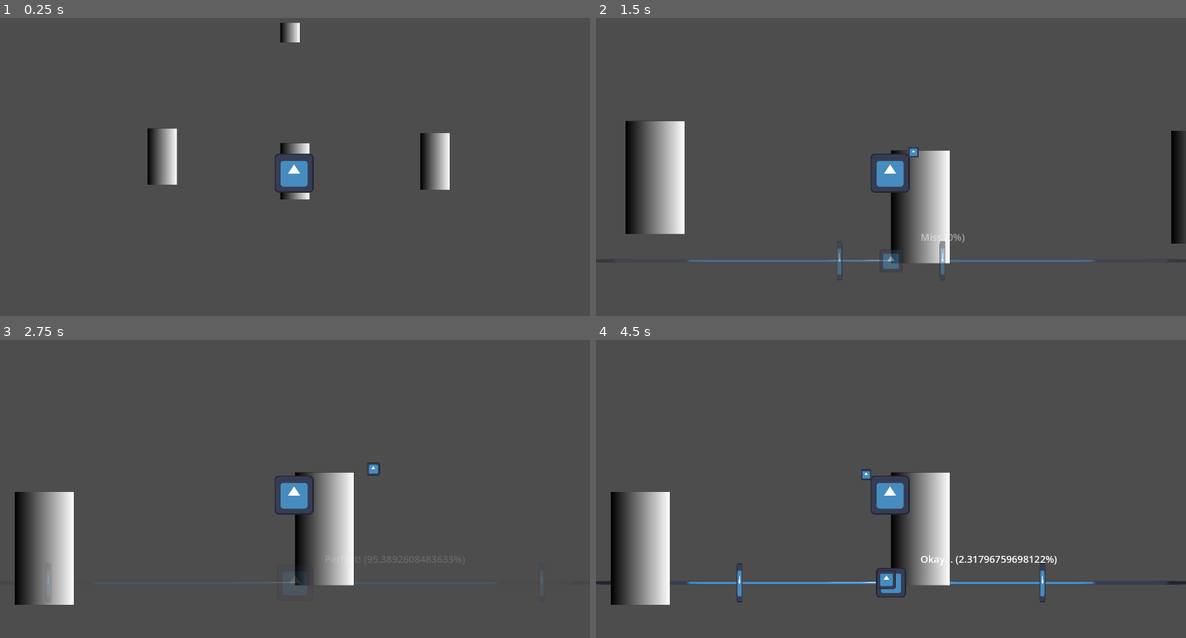
Above: before the commit, frames 1-4 (two rows, left to right).
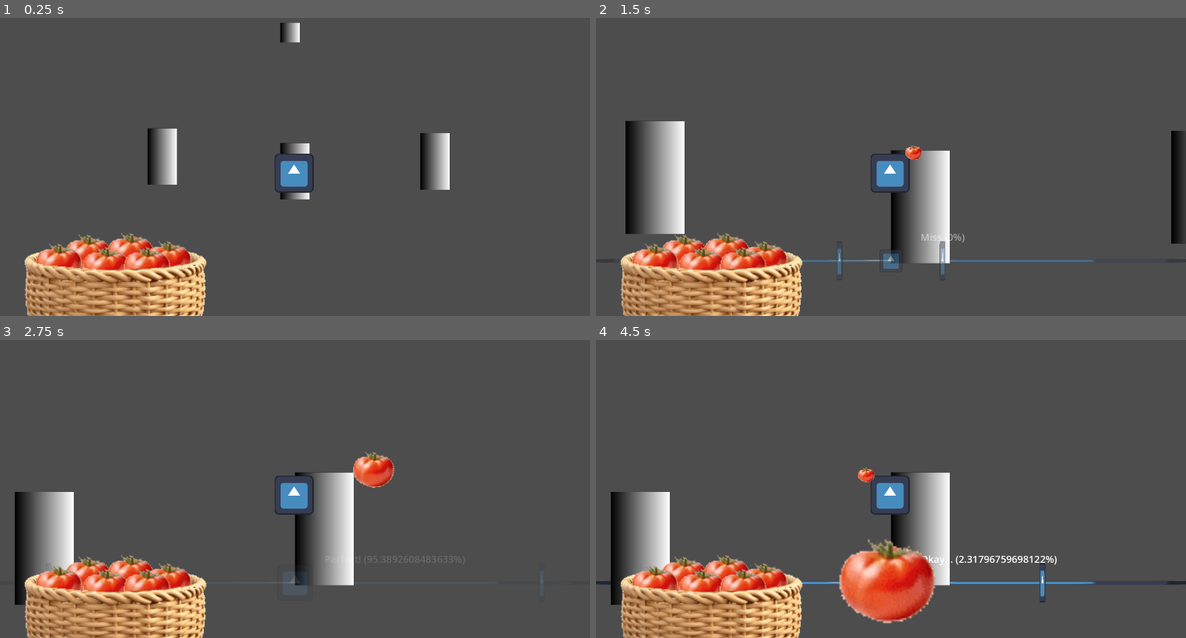
Above: after the commit, the same moments.

Repository: Quarticore/UntitledTomatoGame
Game: Godot game, scene res://scenes/main.tscn
The game is run twice, just before and just after one commit, with the same random seed, the same clock (stepped at 60 frames per second) and the same inputs. The engine's default icon, where the game draws it, is replaced by a stand-in: a white triangle on a blue panel in a dark square. Sound files missing from this copy of the repository are replaced by a short silence.
Inputs (mouse positions are in pixels of both pictures, inside the frame that each line leads up to):
- Up to frame 1 (0.25 s): no input
- Up to frame 2 (1.5 s): tap Enter at 0.5 s; move the mouse to (755, 155) at 0.52 s; hold D (InputRight) 0.53-1.28 s; click (755, 155) at 0.6 s; move the mouse to (1185, 235) at 1.27 s; hold A (InputLeft) from 1.28 s (still down); tap S (InputMiddle) at 1.35 s; click (1185, 235) at 1.42 s
- Up to frame 3 (2.75 s): move the mouse to (324, 527) at 2.02 s; release A (InputLeft) at 2.03 s; hold D (InputRight) from 2.03 s (still down); click (324, 527) at 2.1 s
- Up to frame 4 (4.5 s): move the mouse to (861, 539) at 2.77 s; tap S (InputMiddle) at 2.85, 4.35 s; click (861, 539) at 2.92 s; move the mouse to (1068, 521) at 3.52 s; release D (InputRight) at 3.53 s; hold A (InputLeft) from 3.53 s (still down); click (1068, 521) at 3.6 s; move the mouse to (714, 423) at 4.27 s

The runs differ from the first frame. In frame 1, 7.3% of the frame differs, in the area x 4-36%, y 72-100%; in frame 2, 7.4%; in frame 3, 8.0%; in frame 4, 11%, in the area x 4-58%, y 42-100%.

Commit message:
Add tomato basket and replace placeholders with tomatoes

Diff:
--- a/assets/scripts/tomato.gd
+++ b/assets/scripts/tomato.gd
@@ -1,7 +1,7 @@
 extends PathFollow2D
 
 
-const MAX_SIZE: Vector2 = Vector2(1.0, 1.0)
+const MAX_SIZE: Vector2 = Vector2(6.0, 6.0)
 const MIN_SIZE: Vector2 = Vector2(0.5, 0.5)
 
 @onready var sprite: Sprite2D = $Sprite2D
--- a/scenes/tomato.tscn
+++ b/scenes/tomato.tscn
@@ -1,6 +1,6 @@
 [gd_scene load_steps=3 format=3 uid="uid://dog8o4858ere7"]
 
-[ext_resource type="Texture2D" uid="uid://cp1ayvxq1h4b0" path="res://icon.svg" id="1_wpaf5"]
+[ext_resource type="Texture2D" uid="uid://dw1ioinuvrl4v" path="res://assets/images/tomato.png" id="2_p2j80"]
 [ext_resource type="Script" path="res://assets/scripts/tomato.gd" id="2_r1ndb"]
 
 [node name="Tomato" type="PathFollow2D"]
@@ -8,8 +8,7 @@
 script = ExtResource("2_r1ndb")
 
 [node name="Sprite2D" type="Sprite2D" parent="."]
-scale = Vector2(0.5, 0.5)
-texture = ExtResource("1_wpaf5")
+texture = ExtResource("2_p2j80")
 
 [node name="FadeTimer" type="Timer" parent="."]
 one_shot = true
--- a/scenes/tomato_shooter.tscn
+++ b/scenes/tomato_shooter.tscn
@@ -1,7 +1,10 @@
-[gd_scene load_steps=6 format=3 uid="uid://cswvepkr1um18"]
+[gd_scene load_steps=9 format=3 uid="uid://cswvepkr1um18"]
 
 [ext_resource type="Script" path="res://assets/scripts/tomato_shooter.gd" id="1_v0rqh"]
 [ext_resource type="Texture2D" uid="uid://cp1ayvxq1h4b0" path="res://icon.svg" id="2_s6651"]
+[ext_resource type="Texture2D" uid="uid://b4qx87qstfen0" path="res://assets/images/tomato_basket_back.png" id="3_vnfnc"]
+[ext_resource type="Texture2D" uid="uid://dw1ioinuvrl4v" path="res://assets/images/tomato.png" id="4_il1j7"]
+[ext_resource type="Texture2D" uid="uid://dkuvtagpptmi6" path="res://assets/images/tomato_basket_front.png" id="5_imun0"]
 
 [sub_resource type="Curve2D" id="Curve2D_2rw56"]
 _data = {
@@ -35,3 +38,37 @@
 
 [node name="TomatoSpawnRight" type="Path2D" parent="."]
 curve = SubResource("Curve2D_iycp6")
+
+[node name="Basket" type="Node2D" parent="."]
+position = Vector2(-581, 435)
+scale = Vector2(2.66, 2.66)
+
+[node name="BasketBack" type="Sprite2D" parent="Basket"]
+texture = ExtResource("3_vnfnc")
+
+[node name="Tomato" type="Sprite2D" parent="Basket"]
+position = Vector2(-34, -64)
+texture = ExtResource("4_il1j7")
+
+[node name="Tomato2" type="Sprite2D" parent="Basket"]
+position = Vector2(-70, -53)
+texture = ExtResource("4_il1j7")
+
+[node name="Tomato3" type="Sprite2D" parent="Basket"]
+position = Vector2(18, -66)
+texture = ExtResource("4_il1j7")
+
+[node name="Tomato4" type="Sprite2D" parent="Basket"]
+position = Vector2(-12, -49)
+texture = ExtResource("4_il1j7")
+
+[node name="Tomato5" type="Sprite2D" parent="Basket"]
+position = Vector2(64, -56)
+texture = ExtResource("4_il1j7")
+
+[node name="Tomato6" type="Sprite2D" parent="Basket"]
+position = Vector2(38, -49)
+texture = ExtResource("4_il1j7")
+
+[node name="BasketFront" type="Sprite2D" parent="Basket"]
+texture = ExtResource("5_imun0")
